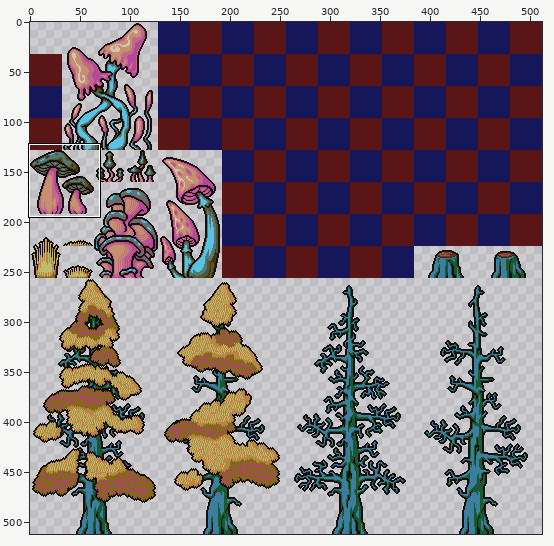
Sprite sheet, stored at ENTROPY/Graphics/Tilesets/Wilderness3.png. Above: a wide view before the commit, with the close-up outlined.
Close-up. Before the commit:
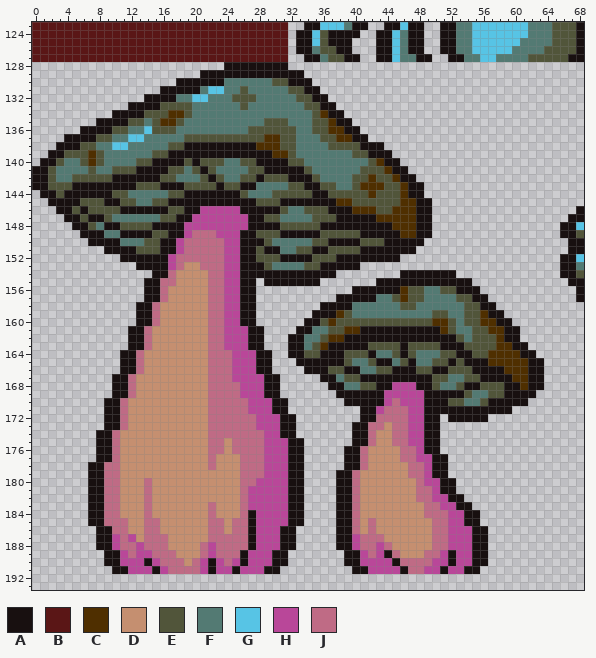
The file is 512x512 pixels. Shown: x 0..68, y 123..193. The commit also changed other parts of the picture, which this record leaves out.
Palette (. is transparent): A #181010  B #5a1616  C #4f2f00  D #c58f70  E #51553a  F #537a73  G #57c4e5  H #b94799  J #bf6b85
Pixels before (only the part around the change), first column x 0:
125 BBBBBBBBBBBBBBBBBBBBBBBBBBBBBBBB.AAGEAAA...AAGFAA..AAFFGGGGGGFFFFEEEA
126 BBBBBBBBBBBBBBBBBBBBBBBBBBBBBBBB.AAFEEAA...AAGFAA..AAFFGGGGGFFFFEEEEA
127 BBBBBBBBBBBBBBBBBBBBBBBBBBBBBBBB..AAFEEAA..AAGFFAA..AAFFGGFFFFEEEEEAA
128 ........................AAAAAAAA.....................................
129 .....................AAAAAAAAAAAAA...................................
130 ..................AAAAAAFFFFFFEEAAA..................................
131 ................AAAAAFGGFFEFFFFFEEAA.................................
132 ..............AAAAFFGGFFFEEEFFFFFEEAA................................
133 ............AAAAEEEEFFFFFFEFFFFFFFEEAA...............................
134 ..........AAAAEEECCEFFFFFFFFFFFFFFFECAA..............................
135 ........AAAAEEFECCEFFFFFFFFFFEEEFFFEECAA.............................
136 ......AAAAEEFFGEEEFFFFFFFFFEEEEEEFFEECCAA............................
137 ....AAAAEEFFGGFFFFFEEEEEEEEEECCEEFFFEECCAA...........................
138 ...AAAEEFFGGFFFFFEEAAAAAAAAACCCEEFFFFEEEEAAA.........................
139 ..AAEEECEFFFFFFEEAAAAAAAAAAAAACCEFFFFFFFEEAAA........................
140 .AAEFFECEFFFFEEAAAAEAEEEFFEEAAAAEEFFFFFFFFECAA.......................
141 AAEFFFFEFFEEEAAAAEEFEAEFFFFEEAAAAAEFFFFFFEEECAA......................
142 AAEFFEEEEEAAAAAAEEFFFEAEFFEEAEEEAAAEFFFFEECEECAA.....................
143 AAEEEAAAAAAAAEEEAAAEEEEAEEAAFFFFEEAAEEFFECCCEECAA....................
144 .AAEAAAAAAEEFFFFFEEAAAAAAAEFFFEEEEEAAEEEEECEEECAA....................
145 ..AAAAEEEAAEEFFEEAAAAAAAAAAAEEEAAAAAAACCEEEEEECCAA...................
146 ...AAEAEEEEAAAAAAEEAAHHHHHAAAAAEFFEEEAAACCCEECCCAA..................A
147 ....AAEAAEFFFFFFEEAAHHHHHHHAAEEFFFFEEEAAAAACCCCCAA.................AA
148 .....AAEFAAEEEEAAAAHHHHHHHHAAAAEEEEEAAAAAAAAACCCAA................AAG
149 ......AAAFFAAAAEEAAHJJJHHHAAEEEAAAAAEEEEEAAAAACCAA................AAE
150 .......AAAAFFFEEAAHJJJJJHHAAAEFFFFFEEAAAAEEEAAAAA..................AA
151 .........AAAAEEEAAHJJJJJHHAAEAAFFEEAAEEEEAAAAAAA...................AA
152 ...........AAAAAAHJJJJJJHHAAEEEAAAAEEEAAAAAAAA....................AAG
153 .............AAAAHJDDJJJHHAAAEFFFFEEAAAAA.........................AAF
154 ...............AAJDDDDJJHHAAAAAAAAAAAA........AAAAAAA.............AAE
155 ..............AAJJDDDDJJHHAA.AAAAAAA.......AAAAAAAAAAAA............AA
156 ..............AAJDDDDDJJHHAA............AAAAAACEEFFEEAAA............A
157 ..............AAJDDDDDJJHHAA..........AAAAAFFECEEFFFFEEAA...........A
158 .............AAJDDDDDDJJHHAA........AAAAFFFFFFEEFFFFFFEEAA...........
159 .............AAJDDDDDDJJHHAA.......AAACEFFFFFFFFFFEEFFEECAA..........
160 .............AAJDDDDDDJJHHAA......AAECEEEEEEEEEEEECCEFEECCAA.........
161 ............AAJDDDDDDDJJHHHAA....AAFFEECCAAAAAAAAAACEFFEECCAA........
162 ............AAJDDDDDDDJJHHHAA...AAFFECCAAAAAAAAAAAAAAEFEEECAA........
163 ............AAJDDDDDDDJJHHHAA...AAFECAAAAAEEEEAEEEEAAAEEEECCAA.......
164 ...........AAJDDDDDDDDJJJHHHAA..AAEEAAAEEEAFFEAEFFFEEAAEECCCCAA......
165 ...........AAJDDDDDDDDJJJHHHAA...AAAAAAEFFEAAFEAFFEEAEAAACCCCCAA.....
166 ...........AAJDDDDDDDDJJJHHHAA....AAAEEAAFFEEAAAEEAAEEEAAAACCCAA.....
167 ..........AAJDDDDDDDDDJJJHHHHAA.....AAFEEAAAAAAAAAEEFFEEAAAACCAA.....
168 ..........AAJDDDDDDDDDJJJJHHHAA......AAFFEEAAHHHAAEFFEAAEEEAACAA.....
169 ..........AAJDDDDDDDDDJJJJHHHAA.......AAAAAAHHHHHAAAAAEFFEEAAAA......
170 .........AAJDDDDDDDDDDJJJJJHHHAA.......AAAAAHJHHHAAAEEFFEAAAAA.......
171 .........AAJDDDDDDDDDDJJJJJHHHAA.........AAHJJJHHAAAAAAAAAAA.........
172 .........AAJDDDDDDDDDDJJJJJJHHHAA........AAJJJJHHAA.AAAAA............
173 .........AAJDDDDDDDDDDJJJJJJHHHAA.......AAJJDJJHHAA..................
174 ........AAJDDDDDDDDDDDJJJJJJJHHAA.......AAJDDJJHHAA..................
175 ........AAJDDDDDDDDDDDJJDJJJJHHHAA......AAJDDJJHHAA..................
176 ........AAJDDDDDDDDDDDJJDJJJJHHHAA.....AAJDDDDJJHAA..................
177 ........AAJDDDDDDDDDDDJDDDJJJHHHAA.....AAJDDDDJJHHAA.................
178 .......AAJJDDDDDDDDDDDJDDDJJJHHHAA.....AAJDDDDDJJHAA.................
179 .......AAJJDDDDDDDDDDDDDDDJJJHHHAA....AAJDDDDDDJJHAA.................
180 .......AAJJDDDJDDDDDDDDDDDJJHHHHAA....AAJDDDDDDDJHHAA................
181 .......AAJJDDDJDDDDDDDDDDDJHHHHHAA....AAJDDDDDDDJJHAA................
182 .......AAJJDDDJDDDDDDDDDDDJHHHHHAA....AAJDDDDDDDJJHHAA...............
183 .......AAJJDDDJDDDDDDDJDDDJHHHHHAA....AAJDDDDDDDDJJHHAA..............
184 .......AAJJDDDJDDDDDDDJDDDJAHHHHAA....AAJDDDDDDDDJJJHHAA.............
185 .......AAJJJDDJJDDDDDDJJDJJAHHHHAA....AAJDJDDDDDDDJJHHAA.............
186 ........AAJJDDJJDDDDDDJJDJJAHHHAA.....AAJDJDDDDDDDJJHHHAA............
187 ........AAHJHDJJJDDDDDJJJJJAHHHAA.....AAHJJJDDDDDDJJHHHAA............
188 ........AAHJJHJJJDDDDJHJJJJAHHHAA.....AAHJJHJDDDDDJJHHHAA............
189 .........AAHJHHJJJDDDJHJJJAHHHAA.......AAHJHAJDDDJJHAHHAA............
190 .........AAHHHAHJJJDJHAHJHAHHHAA.......AAHHHHAJJJJHHAHHAA............
191 ..........AAHHHAHJJJJHAHHAHHHAA.........AAHHHHAJJHHAHHAA.............
192 .....................................................................
193 .....................................................................
New version:
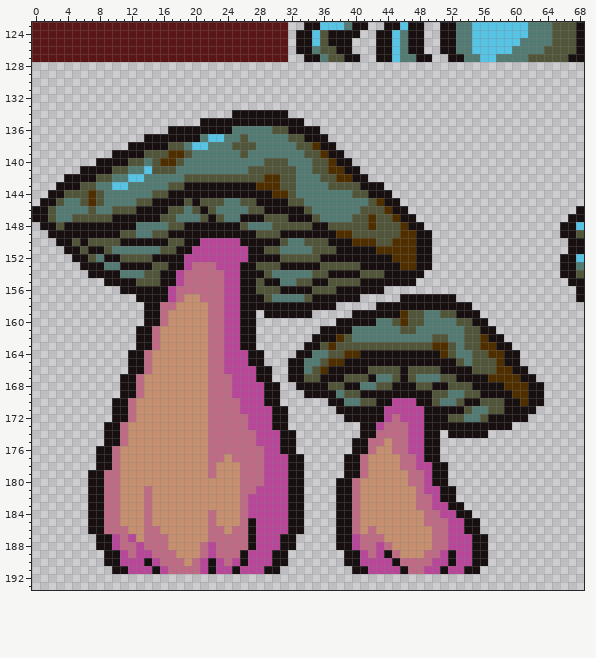
The exact change:
Changed rows in their new state; - is an unchanged pixel.
first column x 0:
128 ------------------------........--------------------------------
129 ---------------------.............------------------------------
130 ------------------.................-----------------------------
131 ----------------....................----------------------------
132 --------------.......................---------------------------
133 ------------..........................--------------------------
134 ----------...............AAAAAAA.......-------------------------
135 --------.............AAAAAAAAAAAAA......------------------------
136 ------...........AAAAAAAA--FFF--AAAA.....-----------------------
137 ----..........AAAAAAAFGGFF-FFFFF-EAAA.....----------------------
138 ---.........AAAAA--FGGFFFEEEFFFFFEECAA......--------------------
139 --........AAAAE--CCEFFFFFFEFFFFFF-EECAA......-------------------
140 -.......AAAAE-FECCEFFFFF--FFFEEEFF-EECAA......------------------
141 ......AAAA--FFGEE-F-FFF------EEEEFFEECCAA......-----------------
142 ....AAAA--FFGGFFFF-EE-E-EE--ECC-EFFFEECCAA......----------------
143 ...AA-EEFFGGFFFFFEEAAAA-AA--CCCE-FFFF-EE-AAA.....---------------
144 -.-AEEECEFFF---EEAA-------AAAACC-FFFFFFF--AAA....---------------
145 -A-EFF-C-FFFFEEAA--E-EEEFFEEAAA-EEFFFFFFFF-CAA....--------------
146 AAEFFFF-FF-EE------FEAEFFFFEE--AAA-FFFFFFEE-CAA...--------------
147 AAEFFE-EE-AAAAAA--FFFEAEFFA----EAAA-FFFFEECEE-AA..--------------
148 -AAEA--AA--AAFFFFEEAAAAAAAEFFFE----A-EEEEECEEE-A-.--------------
149 --AAAA---AAEEFF----AAAAAAA----------AACC-EEEEE------------------
150 ---AAEAEEEEAAAAA-EEAAHHH-----AAE--E-----CCC-ECCC-A--------------
151 ----AAEAAEFFFFFFEEAAHHHH--H-AEE--FFEE-AAA--CCCCCAA--------------
152 -----AAEFAAEEEE--AAHHHHH--H-AAAEEEE-AA-------CCCAA--------------
153 ------AAAFFAA--EEAAHJ--H----E-EAAAAAEEEEEAAAAACCAA--------------
154 -------AAAAFFFEE-AHJJJ-------EFFFFFEE-AAAEEEAA---....-----------
155 ---------AAAAEEEAAHJJJ------E--FFEE-AEEEEAA-----.......---------
156 -----------AAA--AHJJJJ------EEEAAAAEEEAA----............--------
157 -------------A--AHJ--J------AEFFFFEAAA---.....AAAAAAA....-------
158 -------------.-AJJ----------AAAAAAAA--.....AAAAAAAAAAAA...------
159 -------------.-AJ------------AAAAAA.....AAAAAACEE-F-EAAA...-----
160 -------------.-AJ-----------------....AAAAAFF-C--FFFFE-AA...----
161 ------------.-AJ----------A-.----...AAAAFFFFFFEEFFFFF-E-AA...---
162 ------------.-AJ----------A-.---...AAA-EFFFFFFFFFFEEFFE-CAA..---
163 ------------.-AJ----------A-.---..AAECEEEE----E---CCEF--CCAA..--
164 -----------.-AJ---------H--A-.--.-AFFEECCA-AAA-AAAAC-FF----AA..-
165 -----------.-AJ---------H--A-.--A-FFECCAAAA--AA-AAAA--FEEE-AA...
166 -----------.-AJ---------H-------AAFECAA--AE--E-E--E-AAAEEEC-AA..
167 ----------.-AJ--------------A-.-AAEE--A--E-FFE-EFFF-EAAA-CCC-A-.
168 ----------.-AJ-----------H-------AAAAEEAAFFEEAAAEEAAE-E-AAACC---
169 ----------.-AJ-----------H--------AAAAFEE---AAAAA-EEFF-EAAA-CC-A
170 ---------.-AJ-------------H--A-.-----AAFFEE-AH--A-EFF-AA-EE--CAA
171 ---------.-AJ-------------H-----------AAA--AHHH-------EFFEE-AAA-
172 ---------.-AJ--------------H--A-.------AA--AH-H----AEEFFEAAAAA--
173 ---------------------------H--A-.-------.-AHJ------AAAAAAAAA----
174 --------.-AJ----------------H-----------.-AJJ-------AAAAA-------
175 --------.-AJ------------J---H--A-.---------J--------------------
176 ------------------------J------A-.-----.-AJ--J-H----------------
177 -----------------------J-J-----------------------A-.------------
178 -------.-A------------------------------------J-H---------------
179 ----------------------J---------------.-AJ----------------------
180 --------------D-------------J------------------J--A-.-----------
181 ---------------------------J---------------------H--------------
182 ---------------------------------------------------A-.----------
183 ----------------------D-------------------------J-H-A-.---------
184 ---------------------------H-----------------------H-A-.--------
185 -----------D---D-------D-D----------------D------J--------------
186 -------A-J---------------------H-A--------------------A-.-------
Pixel boxes of the changes (left, top, right, bottom) in both close-ups:
changed: (32, 62, 544, 534)
